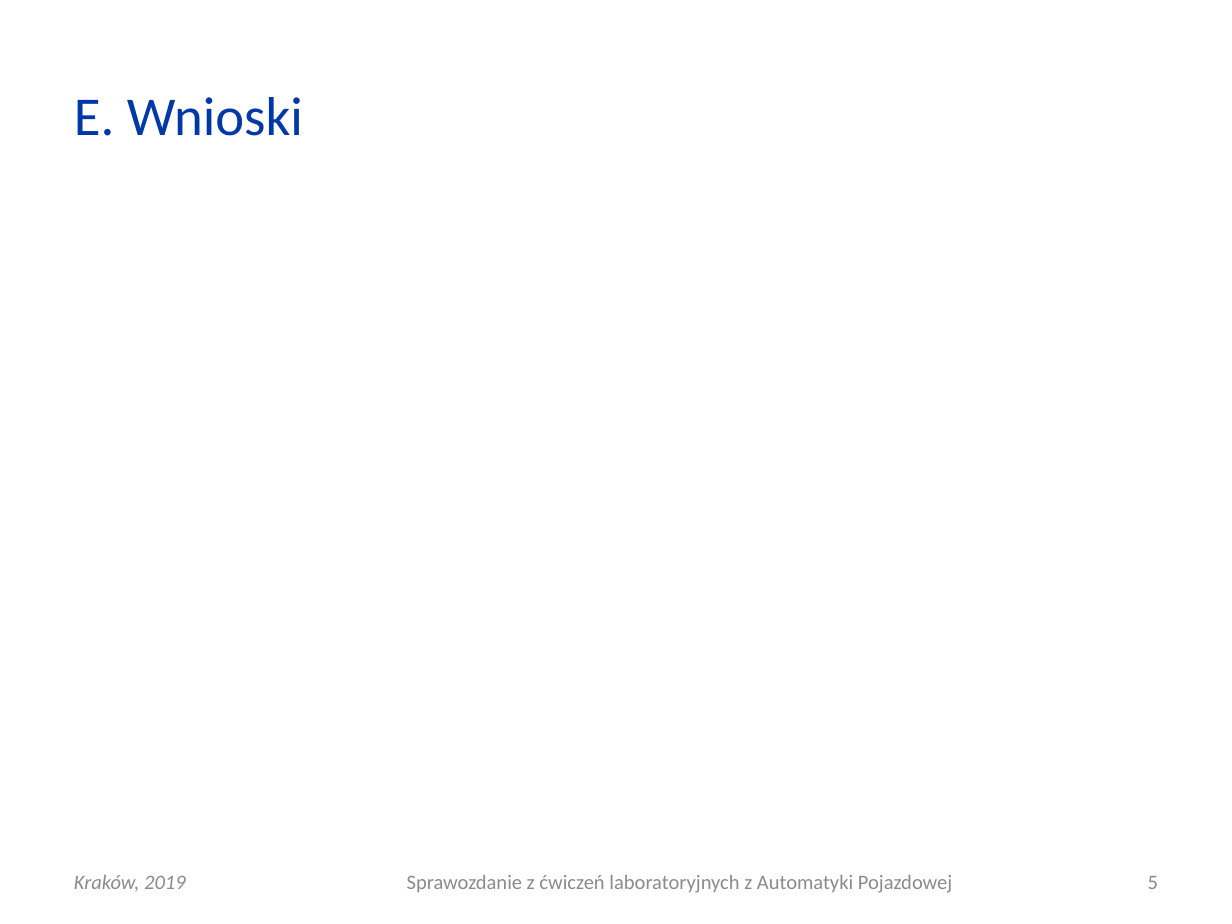
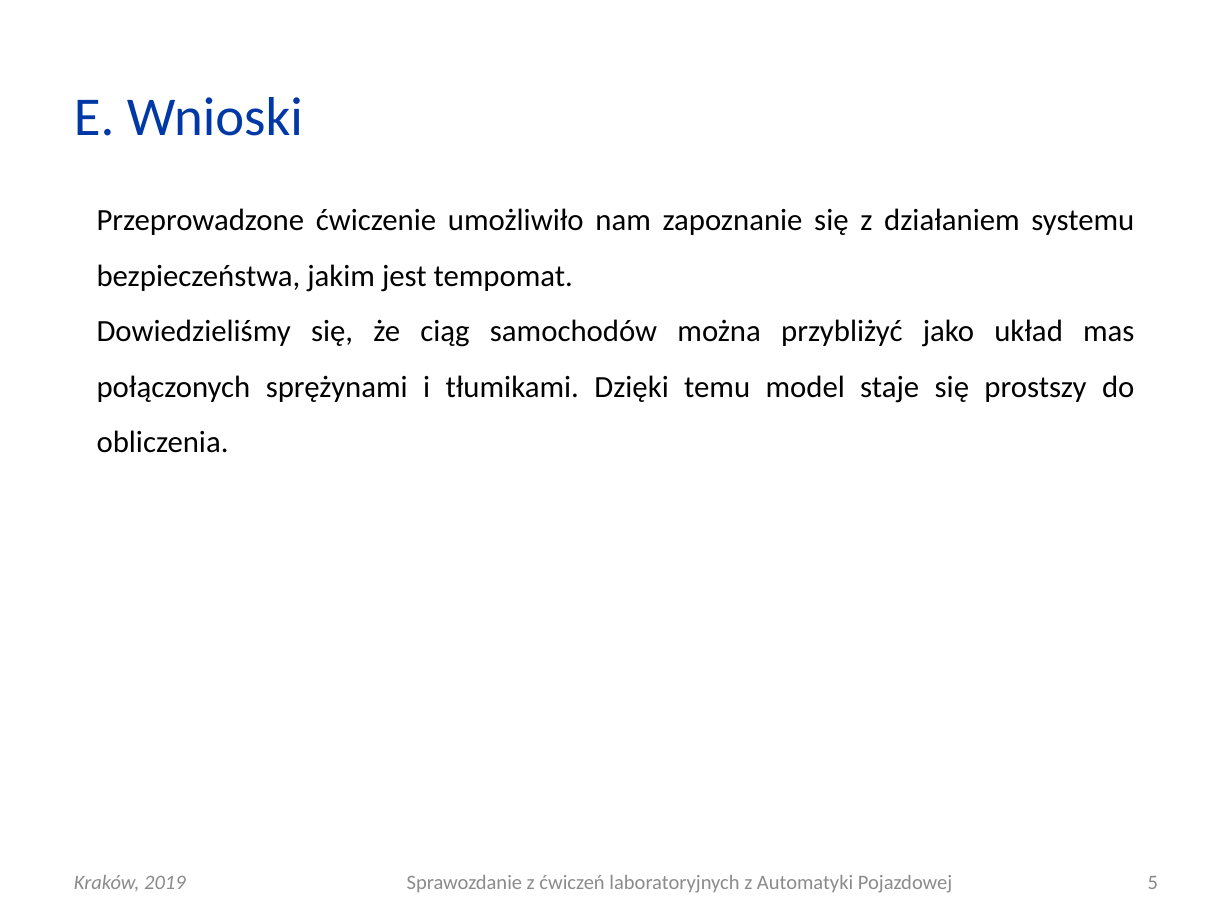
Before and after one commit to Katarzyna-W/AP, a slide deck: slide 5 of Lab13_systemybezpieczenstwa/AP_L13_20190505_0800_G01.pptx. Drawn at 1232x924 pixels with LibreOffice and Linux fonts; fonts in the diff are those of the drawing. Boxes give left, top, right and bottom in pixels: in the first picture for what was removed or moved away, otherwise in the second. Text is boxed around its words. In the diff, an @@ line names an element or a change of style, - is before the commit and + after.

```diff
--- a/Lab13_systemybezpieczenstwa/AP_L13_20190505_0800_G01.pptx
+++ b/Lab13_systemybezpieczenstwa/AP_L13_20190505_0800_G01.pptx
@@ text added at [97,208,1134,453], 18 pt, text #000000 @@
+Przeprowadzone ćwiczenie umożliwiło nam zapoznanie się z działaniem systemu bezpieczeństwa, jakim jest tempomat.
+Dowiedzieliśmy się, że ciąg samochodów można przybliżyć jako układ mas połączonych sprężynami i tłumikami. Dzięki temu model staje się prostszy do obliczenia.
```
Also in this commit, not shown: 2 other slides changed, 4 other files.
